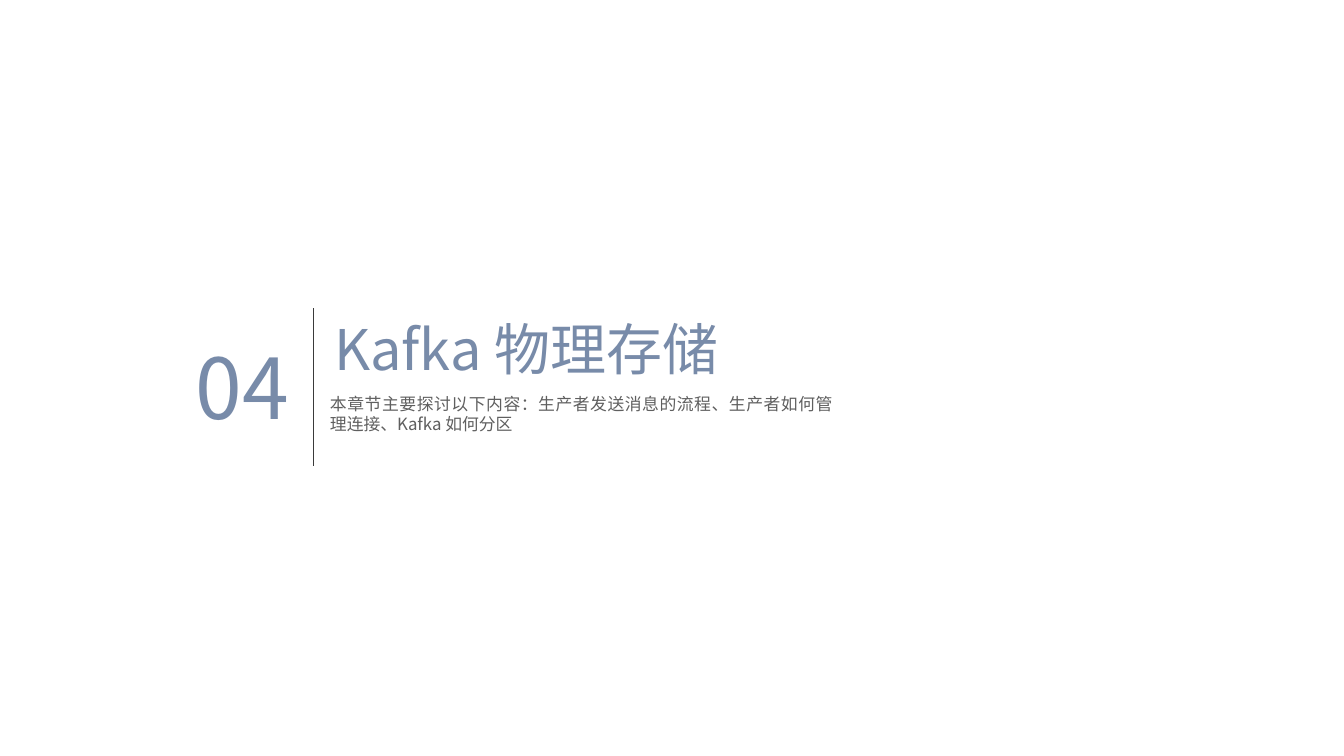
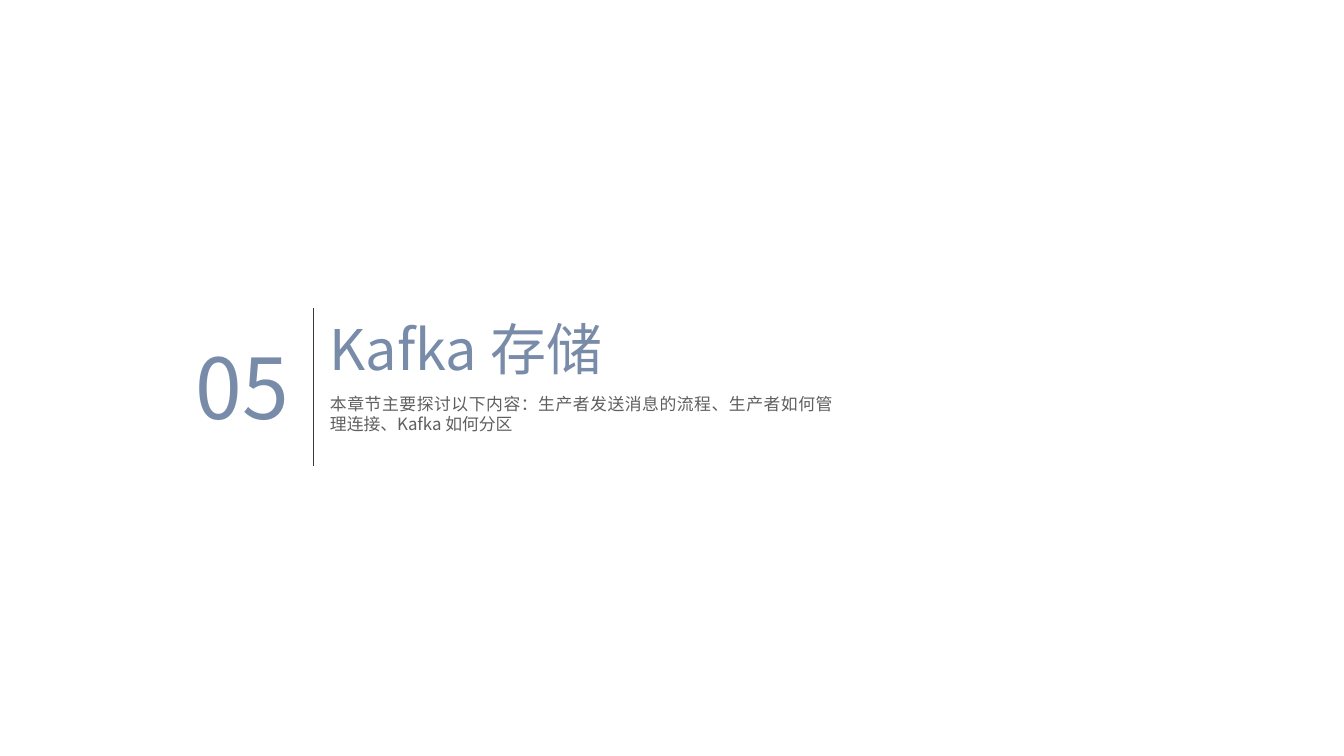
Before and after one commit to dunwu/bigdata-tutorial, a slide deck: slide 26 of assets/kafka/kafka.pptx (slide 24 before the commit). Drawn at 1344x756 pixels with LibreOffice and Linux fonts; fonts in the diff are those of the drawing; background and template pictures are left out. Boxes give left, top, right and bottom in pixels: in the first picture for what was removed or moved away, otherwise in the second. Text is boxed around its words. In the diff, an @@ line names an element or a change of style, - is before the commit and + after.

```diff
--- a/assets/kafka/kafka.pptx
+++ b/assets/kafka/kafka.pptx
@@ text at bbox=[330, 323, 602, 375]: text changed @@
-Kafka 物理存储
+Kafka 存储
@@ text at bbox=[196, 356, 289, 420]: text changed @@
-04
+05
```
Also in this commit, not shown: 19 other slides changed, 5 slides added, 18 slides removed, 3 other files.
